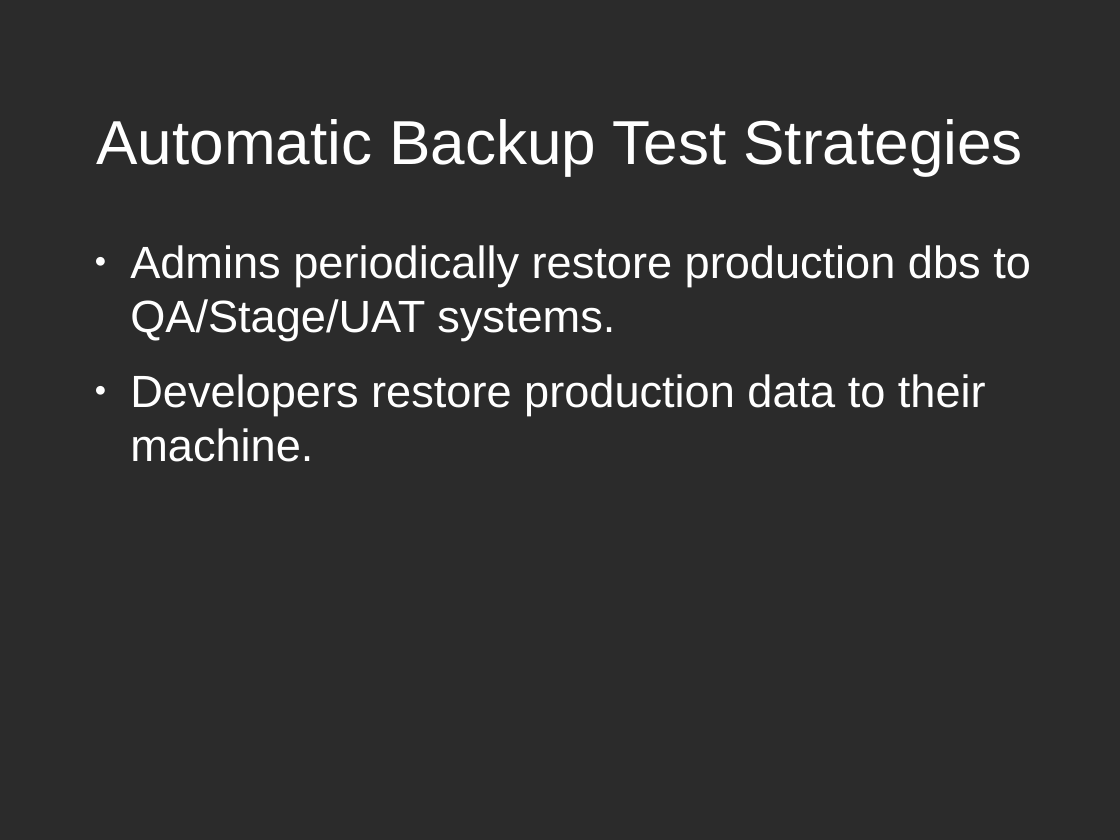
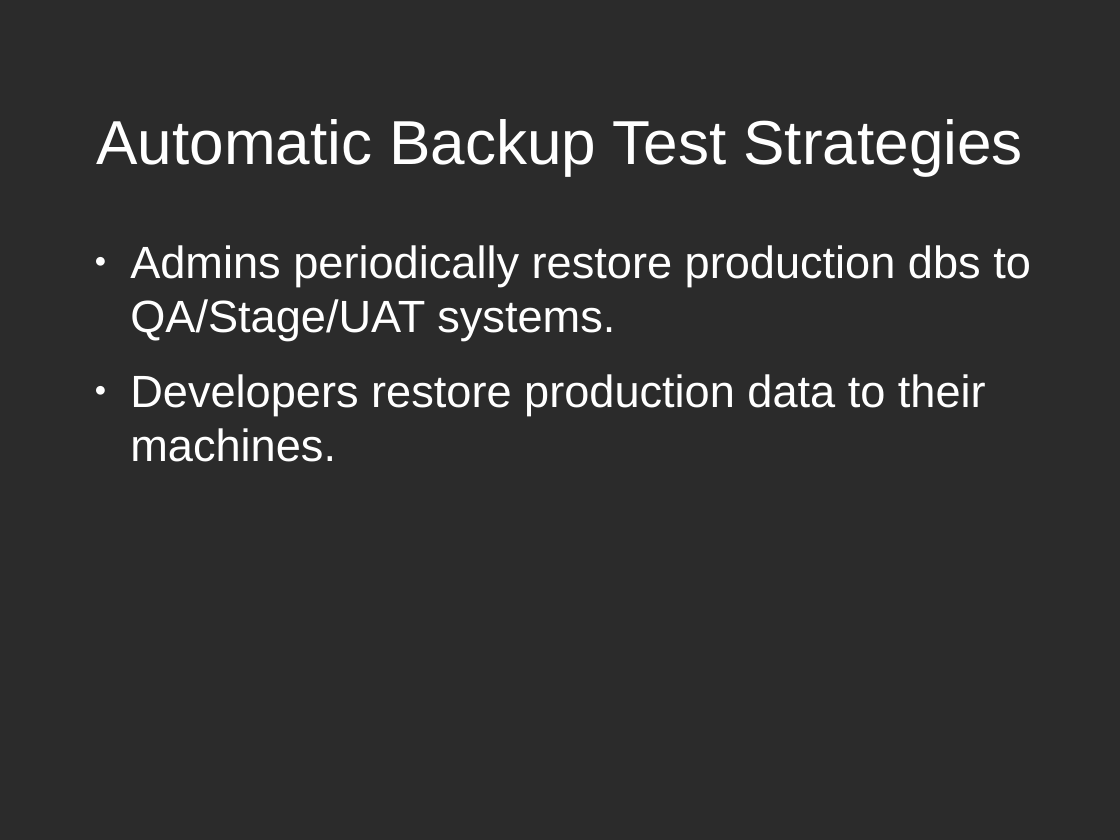
Before and after one commit to zippy1981/TalkMaterials, a slide deck: slide 23 of MongoMeetup/2010-July/Mongo Windows Administration for the Unix Programmer.odp (slide 20 before the commit). Drawn at 1120x840 pixels with LibreOffice and Linux fonts; fonts in the diff are those of the drawing; background and template pictures are left out; a plain dark background stands for a picture behind light text. Boxes give left, top, right and bottom in pixels: in the first picture for what was removed or moved away, otherwise in the second. Text is boxed around its words. In the diff, an @@ line names an element or a change of style, - is before the commit and + after.

```diff
--- a/MongoMeetup/2010-July/Mongo Windows Administration for the Unix Programmer.odp
+++ b/MongoMeetup/2010-July/Mongo Windows Administration for the Unix Programmer.odp
@@ text at <box>130,374,986,462</box>: text changed @@
-● Developers restore production data to their machine.
+● Developers restore production data to their machines.
```
Also in this commit, not shown: 7 other slides changed, 3 slides added.
